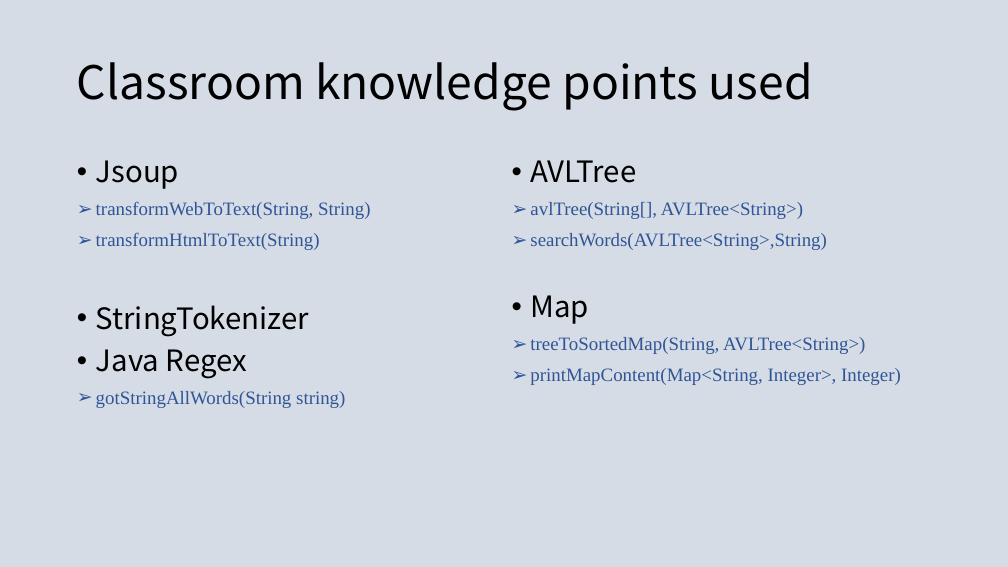
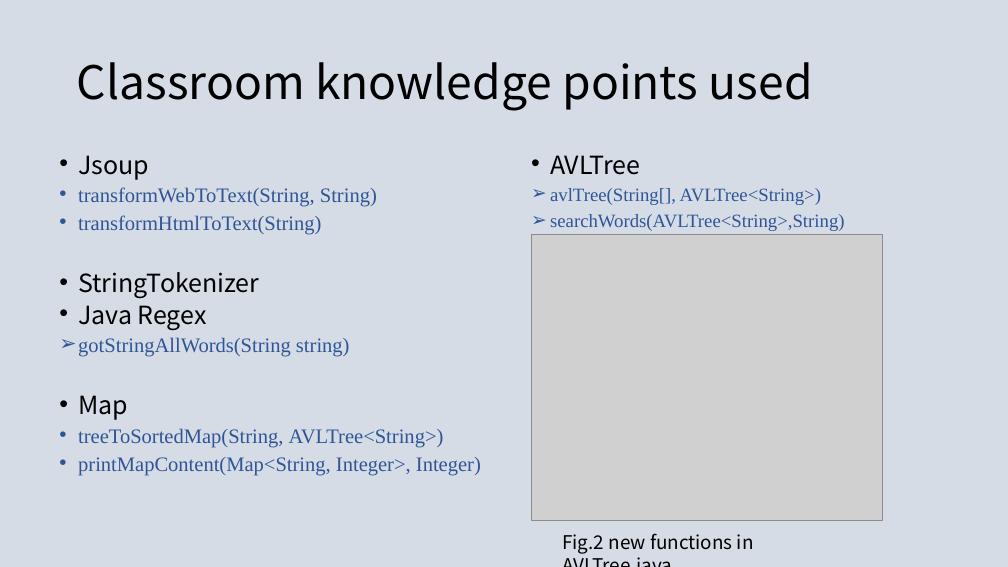
Before and after one commit to s-0-1/ACC-Final-Project, a slide deck: slide 12 of Final Project - ACC.pptx. Drawn at 1008x567 pixels with LibreOffice and Linux fonts; fonts in the diff are those of the drawing; grey boxes stand for pictures. Boxes give left, top, right and bottom in pixels: in the first picture for what was removed or moved away, otherwise in the second. Text is boxed around its words. In the diff, an @@ line names an element or a change of style, - is before the commit and + after.

```diff
--- a/Final Project - ACC.pptx
+++ b/Final Project - ACC.pptx
@@ text "Jsoup" moved from (x1=96, y1=160, x2=370, y2=408) to (x1=78, y1=155, x2=481, y2=476) @@
@@ text at (x1=78, y1=155, x2=377, y2=357): size 28 to 23.8 pt in "Jsoup", "StringTokenizer", "Java Regex"; size 18 to 19.6 pt in "transformWebToText(String, String)", "transformHtmlToText(String)", "gotStringAllWords(String string)"; line spacing 0.9 to 0.7; bullet ➢ to • @@
@@ text "AVLTree" moved from (x1=530, y1=160, x2=901, y2=385) to (x1=550, y1=155, x2=845, y2=231) @@
@@ text "AVLTree" at (x1=550, y1=155, x2=845, y2=231): size 28 to 23.8 pt in "AVLTree"; size 18 to 17.9 pt; line spacing 0.9 to 0.7 @@
@@ picture added at (x1=531, y1=235, x2=882, y2=521) @@
@@ text at (x1=530, y1=295, x2=901, y2=385): paragraphs removed @@
-• Map
-➢ treeToSortedMap(String, AVLTree<String>)
-➢ printMapContent(Map<String, Integer>, Integer)
@@ text at (x1=78, y1=395, x2=481, y2=476): paragraphs added @@
+• Map
+• treeToSortedMap(String, AVLTree<String>)
+• printMapContent(Map<String, Integer>, Integer)
@@ text added at (x1=562, y1=533, x2=754, y2=554), 18 pt, text #000000 @@
+Fig.2 new functions in AVLTree.java
```
Also in this commit, not shown: 2 other slides changed.
